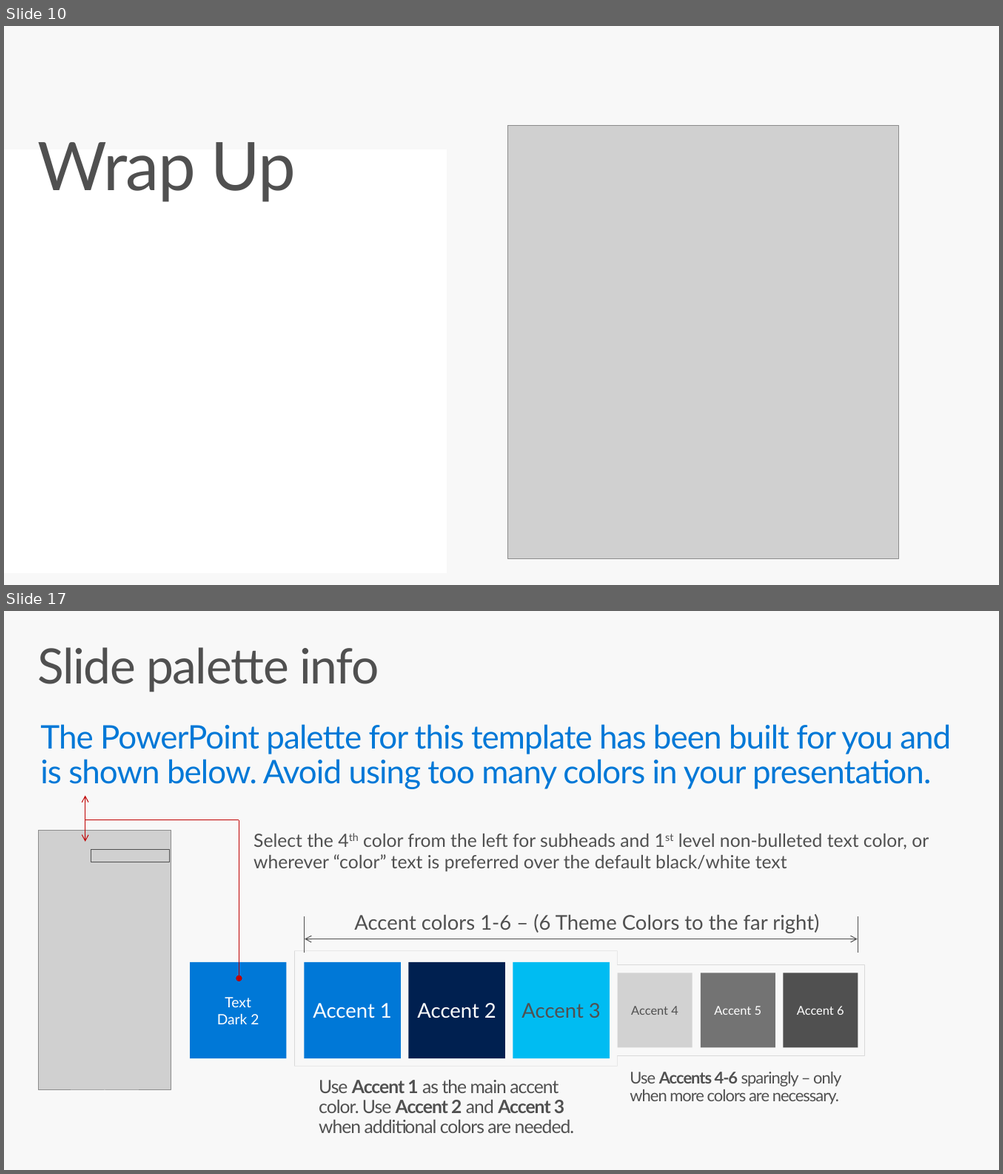
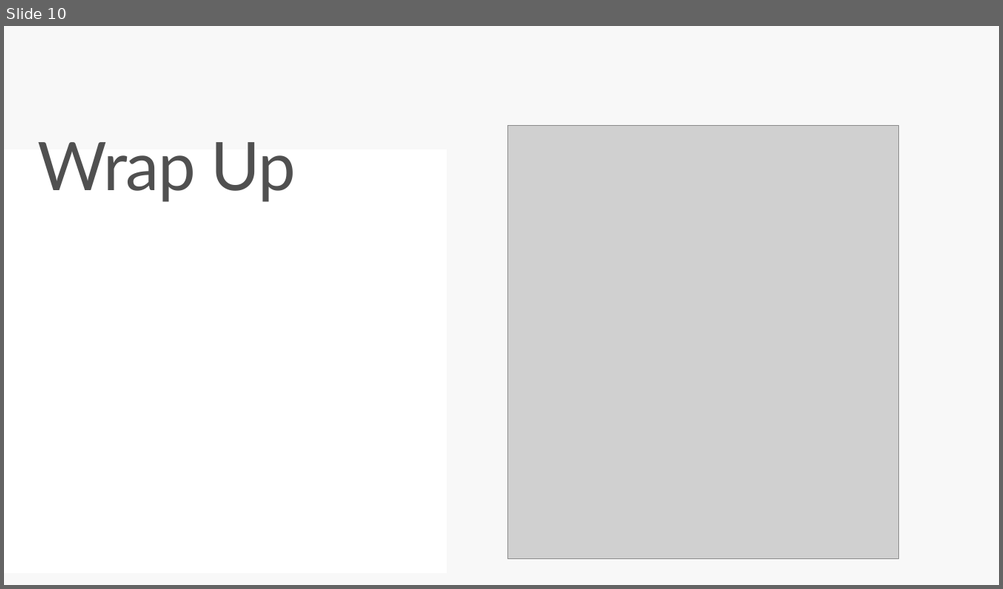
Before and after one commit to sriramdasbalaji/CodeLabs-MobileDevOps, a slide deck: Module2-CI/Slides/Mobile DevOps Module 2.pptx. Shown one above the other, each under a label of ours: slides 10 and 17 before the commit, slide 10 after it; the slides between them are not shown. The pictures are 1003x1174 and 1003x589 pixels, drawn with LibreOffice and Linux fonts; fonts in the diff are those of the drawing; grey boxes stand for pictures. Boxes give left, top, right and bottom in pixels: in the first picture for what was removed or moved away, otherwise in the second. Text is boxed around its words. In the diff, an @@ line names an element or a change of style, - is before the commit and + after.

```diff
--- a/Module2-CI/Slides/Mobile DevOps Module 2.pptx
+++ b/Module2-CI/Slides/Mobile DevOps Module 2.pptx
@@ slide 17 removed at bbox=[4, 611, 999, 1170], background #F8F8F8 @@
@@ title removed at bbox=[37, 647, 378, 692] @@
-Slide palette info
@@ text removed at bbox=[40, 724, 950, 789] @@
-The PowerPoint palette for this template has been built for you and is shown below. Avoid using too many colors in your presentation.
@@ arrow removed from (85, 829) to (85, 795) @@
@@ picture removed at bbox=[38, 831, 170, 1091] @@
@@ freeform shape removed at bbox=[85, 820, 239, 841] @@
@@ arrow removed from (239, 820) to (239, 979) @@
@@ rectangle removed at bbox=[91, 849, 169, 862] @@
@@ text removed at bbox=[253, 834, 928, 871] @@
-Select the 4th color from the left for subheads and 1st level non-bulleted text color, or wherever “color” text is preferred over the default black/white text
@@ line removed from (304, 917) to (304, 953) @@
@@ text removed at bbox=[354, 914, 819, 934] @@
-Accent colors 1-6 – (6 Theme Colors to the far right)
@@ line removed from (857, 917) to (857, 953) @@
@@ double arrow removed from (304, 940) to (856, 940) @@
@@ rectangle removed at bbox=[190, 962, 286, 1059] @@
-Text
-Dark 2
@@ freeform shape removed at bbox=[294, 951, 865, 1066] @@
@@ rectangle removed at bbox=[304, 962, 401, 1059] @@
-Accent 1
@@ rectangle removed at bbox=[408, 962, 505, 1059] @@
-Accent 2
@@ rectangle removed at bbox=[513, 962, 609, 1059] @@
-Accent 3
@@ rectangle removed at bbox=[617, 973, 691, 1048] @@
-Accent 4
@@ rectangle removed at bbox=[700, 973, 775, 1048] @@
-Accent 5
@@ rectangle removed at bbox=[782, 973, 857, 1048] @@
-Accent 6
@@ text removed at bbox=[629, 1072, 841, 1105] @@
-Use Accents 4-6 sparingly – only when more colors are necessary.
@@ text removed at bbox=[318, 1080, 575, 1133] @@
-Use Accent 1 as the main accent color. Use Accent 2 and Accent 3 when additional colors are needed.
```
Also in this commit, not shown: 1 slide changed, 2 slides added, 43 other slides removed, 2 other files.
